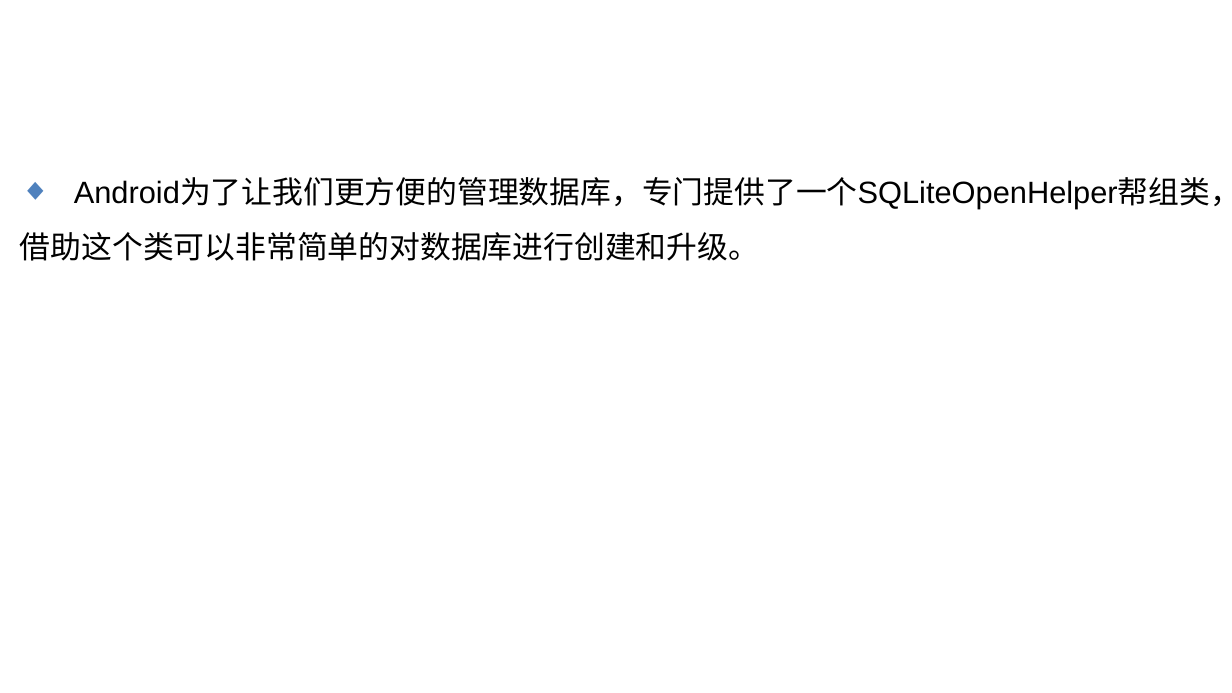
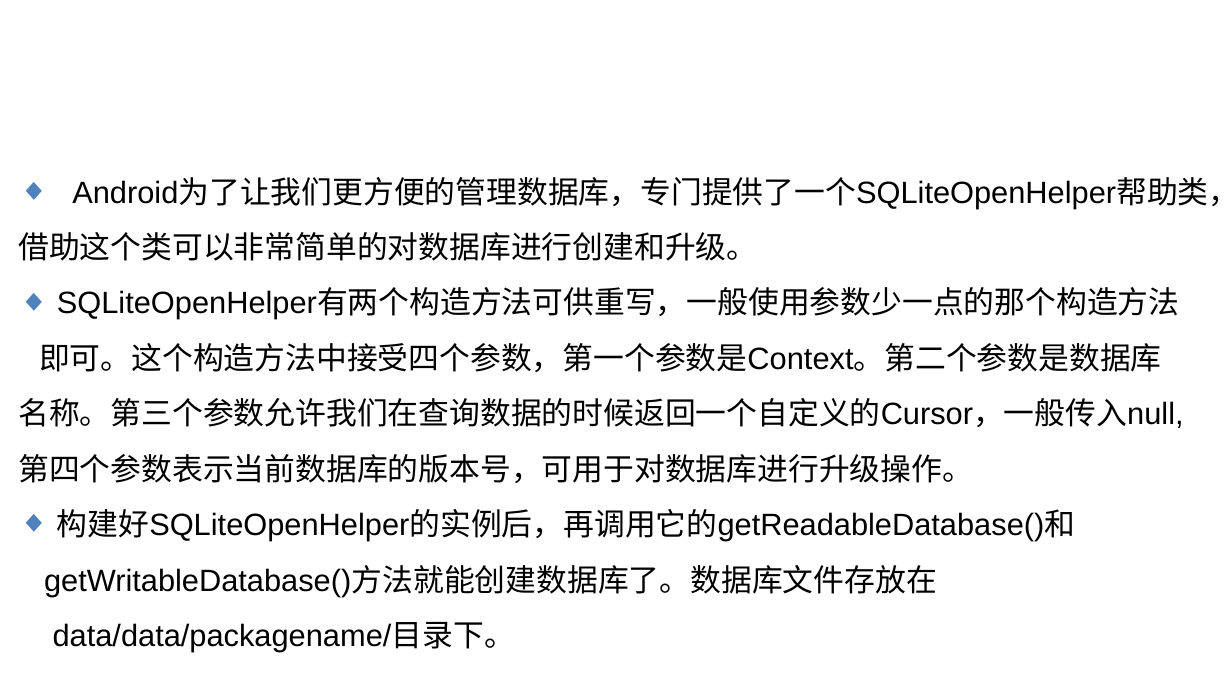
Before and after one commit to guoyang123/androidppt, a slide deck: slide 17 of 第六章数据存储/数据存储.ppt. Drawn at 1232x693 pixels with LibreOffice and Linux fonts; fonts in the diff are those of the drawing; background and template pictures are left out. Boxes give left, top, right and bottom in pixels: in the first picture for what was removed or moved away, otherwise in the second. Text is boxed around its words. In the diff, an @@ line names an element or a change of style, - is before the commit and + after.

Commit message:
sqlite3

```diff
--- a/第六章数据存储/数据存储.ppt
+++ b/第六章数据存储/数据存储.ppt
@@ text at box(72, 178, 1232, 208): text changed @@
-◆ Android为了让我们更方便的管理数据库，专门提供了一个SQLiteOpenHelper帮组类，
+◆ Android为了让我们更方便的管理数据库，专门提供了一个SQLiteOpenHelper帮助类，
@@ text at box(18, 289, 1183, 652): paragraphs added @@
+◆ SQLiteOpenHelper有两个构造方法可供重写，一般使用参数少一点的那个构造方法
+即可。这个构造方法中接受四个参数，第一个参数是Context。第二个参数是数据库
+名称。第三个参数允许我们在查询数据的时候返回一个自定义的Cursor，一般传入null,
+第四个参数表示当前数据库的版本号，可用于对数据库进行升级操作。
+◆ 构建好SQLiteOpenHelper的实例后，再调用它的getReadableDatabase()和
+getWritableDatabase()方法就能创建数据库了。数据库文件存放在
+data/data/packagename/目录下。
```
Also in this commit, not shown: 1 slide added.
